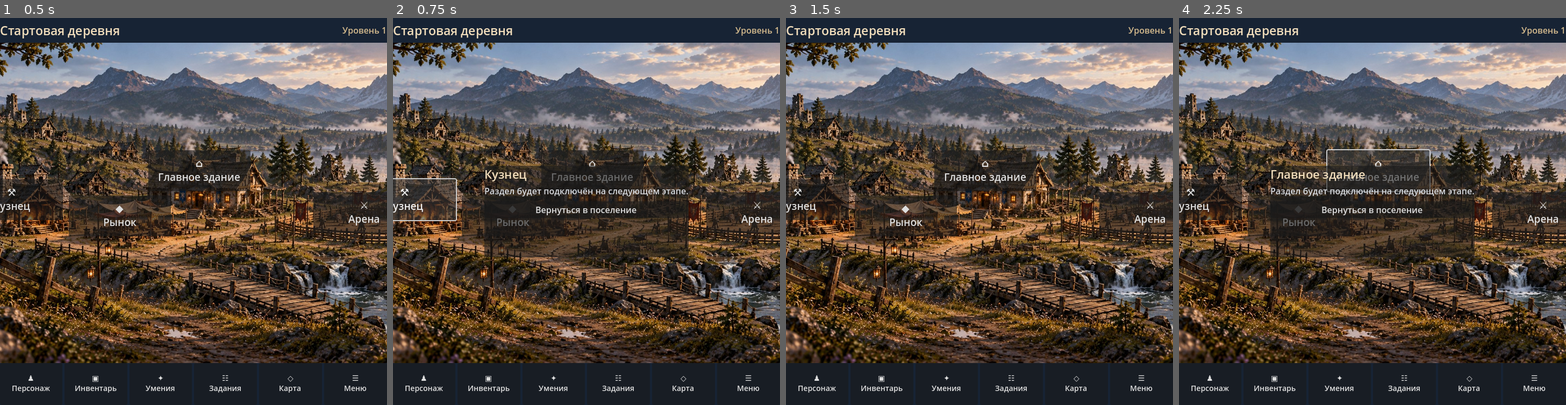
Above: before the commit, frames 1-4 (left to right).
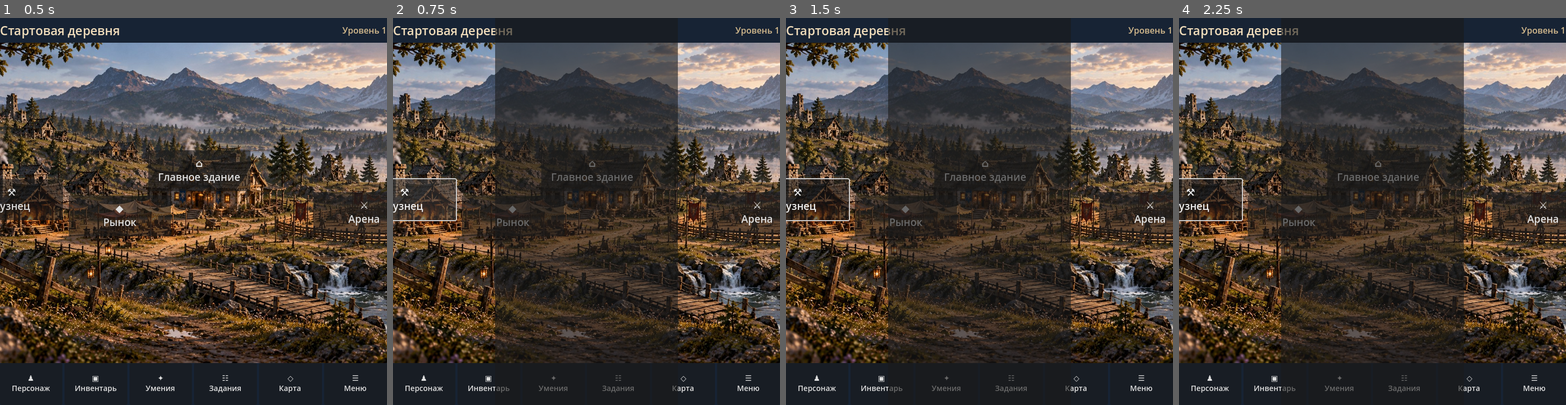
Above: after the commit, the same moments.

Repository: Archoniou1987/Battle-of-Artheon
Game: Godot game, scene res://scenes/main/main.tscn
Same seed, same stepped clock (60 frames per second), same inputs: the game is played once before the commit and once after it.
Inputs:
- Up to frame 1 (0.5 s): no input
- Up to frame 2 (0.75 s): click "⚒ Кузнец" at 0.5 s
- Up to frame 3 (1.5 s): click "◆ Рынок" at 1.25 s
- Up to frame 4 (2.25 s): click "⌂ Главное здание" at 2 s

Frame 1 is identical in both runs. In frame 2, 21% of the frame differs, in the area x 23-77%, y 2-97%; in frame 3, 26%, in the area x 0-74%, y 2-97%; in frame 4, 22%.

Commit message:
ui(town): prevent mobile popup first-frame stretched strip by sizing before visibility

Diff:
--- a/scenes/main/main.gd
+++ b/scenes/main/main.gd
@@ -301,13 +301,16 @@
 	popup = PanelContainer.new()
 	popup.visible = false
 	popup.custom_minimum_size = Vector2(340, 170)
-	popup.set_anchors_and_offsets_preset(Control.PRESET_CENTER)
+	# A fixed, explicitly centred dialog: PRESET_CENTER offsets can produce
+	# a viewport-height dark strip before child layout settles on mobile.
+	popup.set_anchors_and_offsets_preset(Control.PRESET_TOP_LEFT)
 	add_child(popup)
 	var contents := VBoxContainer.new()
 	popup.add_child(contents)
 	popup_title = _label("", 22, Color("#f1ddbb"))
 	contents.add_child(popup_title)
 	popup_description = _label("", 16, Color("#d8dbe0"))
+	popup_description.autowrap_mode = TextServer.AUTOWRAP_WORD_SMART
 	contents.add_child(popup_description)
 	popup_actions = VBoxContainer.new()
 	contents.add_child(popup_actions)
@@ -341,8 +344,8 @@
 		if button != null:
 			var point: Vector2 = service["position"]
 			button.position = scaled * point - button.size * 0.5
-	if popup != null:
-		popup.position = (size - popup.size) * 0.5
+	if popup != null and popup.visible:
+		_layout_town_popup()
 
 
 func _on_panorama_input(event: InputEvent) -> void:
@@ -513,14 +516,36 @@
 		warning.text = "На прежней карте осталась добыча. При создании новой экспедиции незабранная добыча будет потеряна."
 		warning.autowrap_mode = TextServer.AUTOWRAP_WORD_SMART
 		popup_actions.add_child(warning)
+	_present_town_popup()
+
+## Keep the dialog hidden until its final width is known. In particular,
+## do not show an oversized center-anchored panel before Godot wraps text.
+func _present_town_popup() -> void:
+	if popup == null:
+		return
+	popup.visible = false
+	call_deferred("_finish_town_popup_layout")
+
+func _finish_town_popup_layout() -> void:
+	if popup == null or not is_inside_tree():
+		return
+	_layout_town_popup()
 	popup.visible = true
+
+func _layout_town_popup() -> void:
+	if popup == null:
+		return
+	var width := maxf(220.0,minf(420.0,size.x-32.0))
+	popup.custom_minimum_size.x = width
+	popup.size.x = width
 	popup.reset_size()
-	popup.position = (size-popup.size)*0.5
+	popup.size.x = width
+	popup.position = Vector2((size.x-width)*0.5,maxf(12.0,(size.y-popup.size.y)*0.5))
 
 func _show_map_entry_error(reason: String) -> void:
 	popup_title.text = "Карта недоступна"
 	popup_description.text = "Не удалось сохранить переход: " + reason
-	popup.visible = true
+	_present_town_popup()
 
 func _enter_selected_expedition(start_new: bool) -> void:
 	if _town_storage_blocked or _town_expedition_handed_off or player_character == null or player_character.in_combat:
